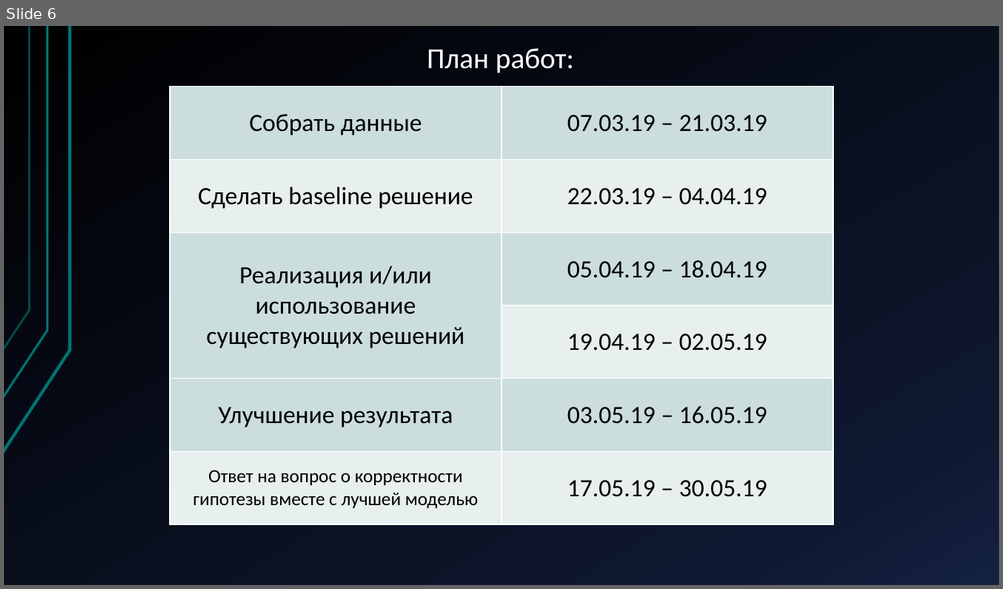
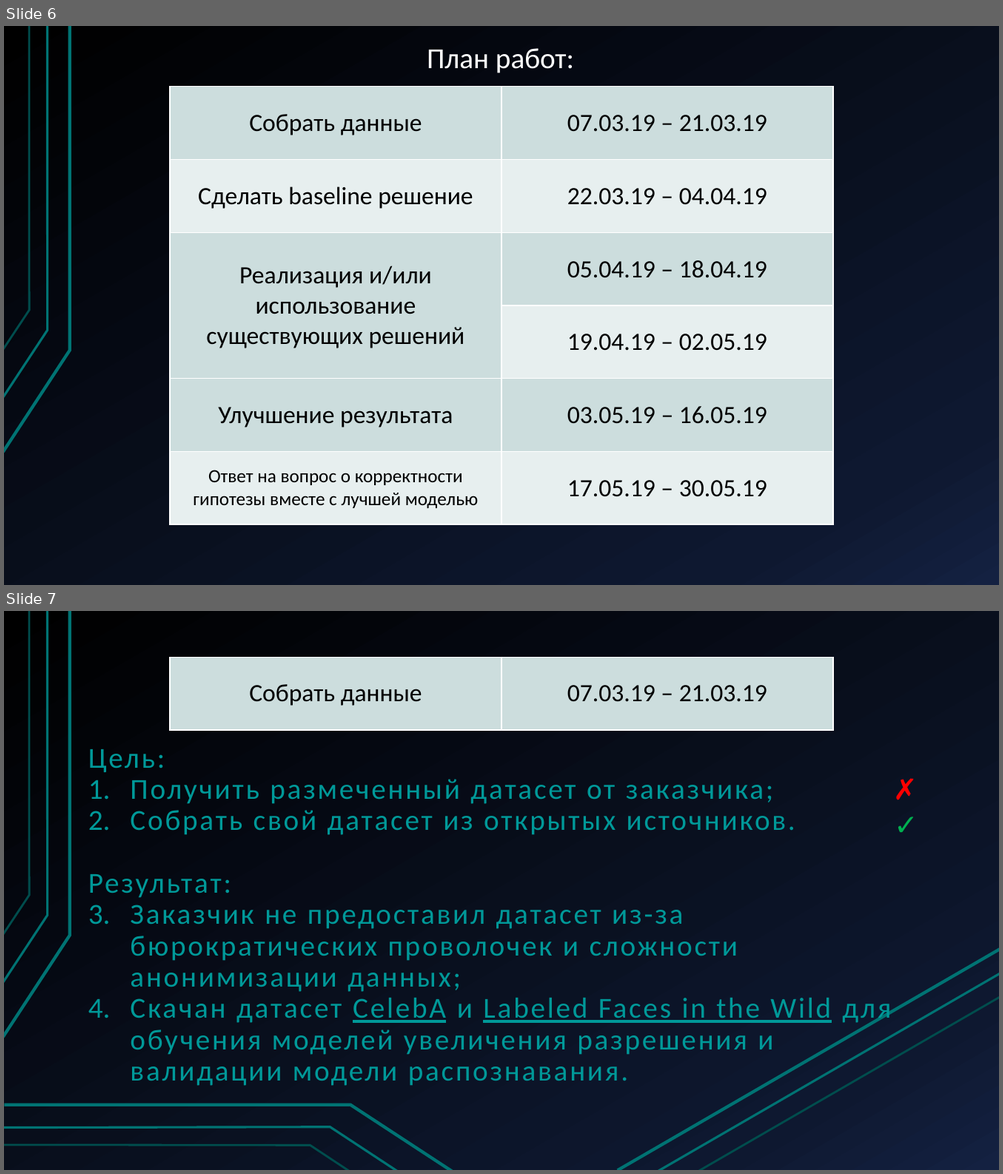
Before and after one commit to NikitiusD/Person-recognizer-with-Face-Detection-and-Super-Resolution, a slide deck: Улучшение качества изображений.pptx. Shown one above the other, each under a label of ours: slide 6 before the commit, slides 6 and 7 after it. The pictures are 1003x589 and 1003x1174 pixels, drawn with LibreOffice and Linux fonts; fonts in the diff are those of the drawing. Boxes give left, top, right and bottom in pixels: in the first picture for what was removed or moved away, otherwise in the second. Text is boxed around its words. In the diff, an @@ line names an element or a change of style, - is before the commit and + after.

```diff
--- a/Улучшение качества изображений.pptx
+++ b/Улучшение качества изображений.pptx
@@ slide 7 added at (x1=4, y1=611, x2=999, y2=1170), background gradient #000000 to #0F1931 to #142242; not listed: 3 template elements that a slide beside it also shows @@
@@ table added at (x1=170, y1=658, x2=832, y2=730), 1 rows, 2 columns @@
+Собрать данные | 07.03.19 – 21.03.19
@@ subtitle added at (x1=88, y1=749, x2=891, y2=1086), 28 pt, text #009999 @@
+Цель:
+1. Получить размеченный датасет от заказчика;
+2. Собрать свой датасет из открытых источников.
+Результат:
+1. Заказчик не предоставил датасет из-за бюрократических проволочек и сложности анонимизации данных;
+2. Скачан датасет CelebA и Labeled Faces in the Wild для обучения моделей увеличения разрешения и валидации модели распознавания.
@@ text added at (x1=885, y1=768, x2=924, y2=810), 28 pt, text #FF0000 @@
+✗
@@ text added at (x1=887, y1=803, x2=924, y2=846), 28 pt, text #00B050 @@
+✓
@@ line added from (617, 1170) to (999, 949), #007373 3 pt @@
@@ line added from (657, 1170) to (999, 974), #007373 2.25 pt @@
@@ line added from (699, 1170) to (999, 997), #007373 2 pt @@
@@ freeform shape added at (x1=5, y1=1105, x2=452, y2=1170), outline #007373 3 pt @@
@@ freeform shape added at (x1=4, y1=1128, x2=398, y2=1170), outline #007373 2.25 pt @@
@@ freeform shape added at (x1=4, y1=1145, x2=349, y2=1170), outline #007373 2 pt @@
```
Also in this commit, not shown: 2 other slides added, 1 other file.
